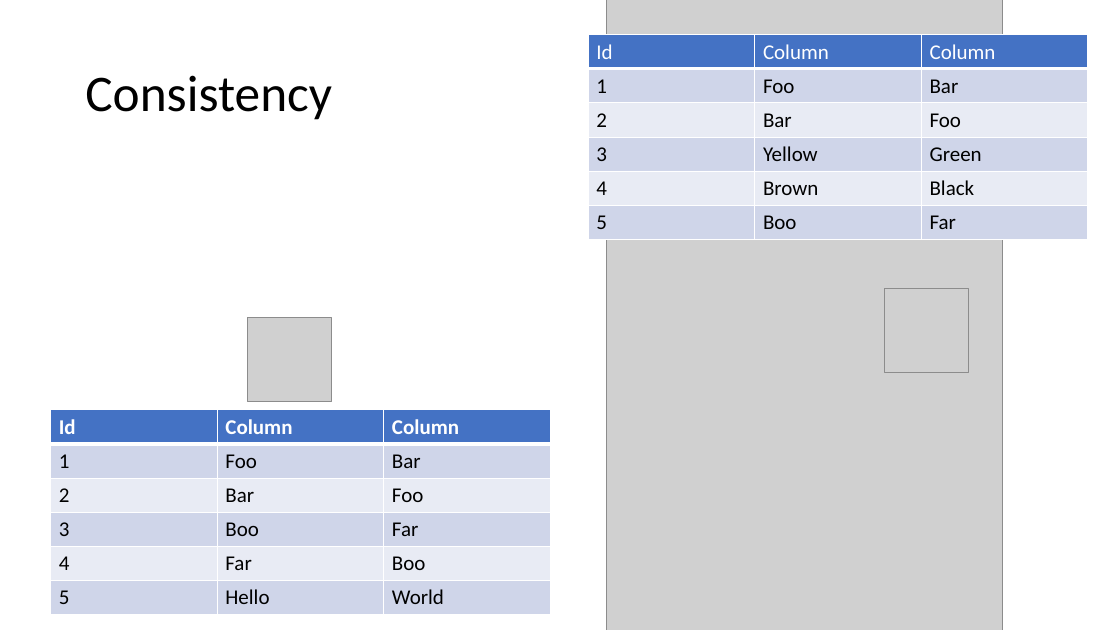
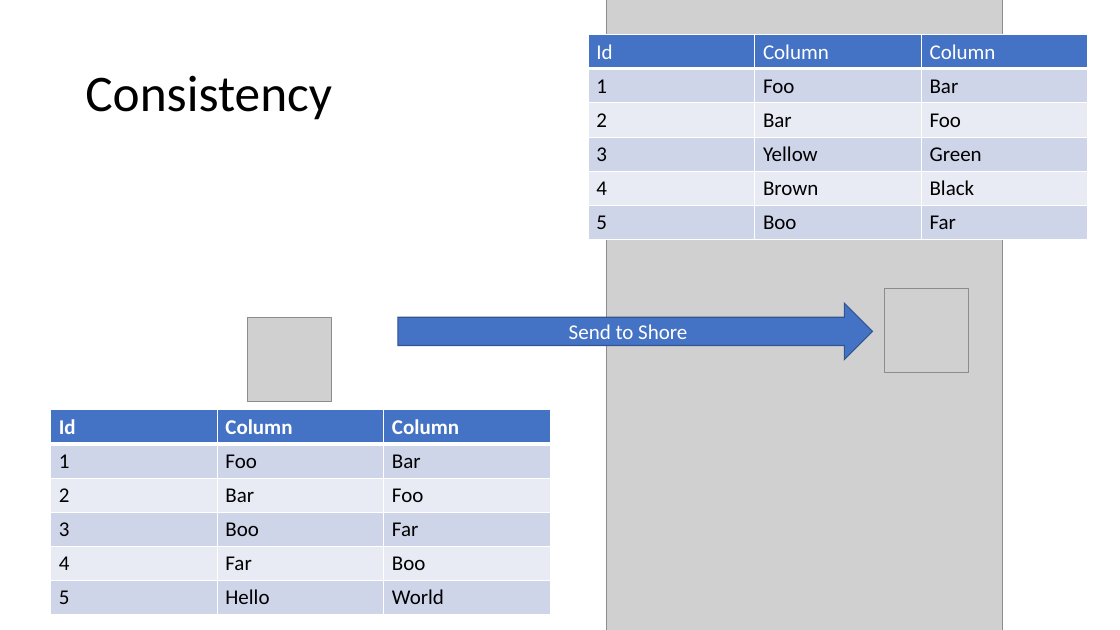
Before and after one commit to 1kevgriff/Workshop-ASPNETCore-Liftoff, a slide deck: slide 31 of Slides/02_DesignForSpeed.pptx. Drawn at 1120x630 pixels with LibreOffice and Linux fonts; fonts in the diff are those of the drawing; grey boxes stand for pictures. Boxes give left, top, right and bottom in pixels: in the first picture for what was removed or moved away, otherwise in the second. Text is boxed around its words. In the diff, an @@ line names an element or a change of style, - is before the commit and + after.

```diff
--- a/Slides/02_DesignForSpeed.pptx
+++ b/Slides/02_DesignForSpeed.pptx
@@ right arrow added at <box>398,303,873,360</box>, fill #4472C4, outline #325491 1 pt, 18 pt, text #FFFFFF @@
+Send to Shore
```
Also in this commit, not shown: 2 other slides changed, 3 slides added.
